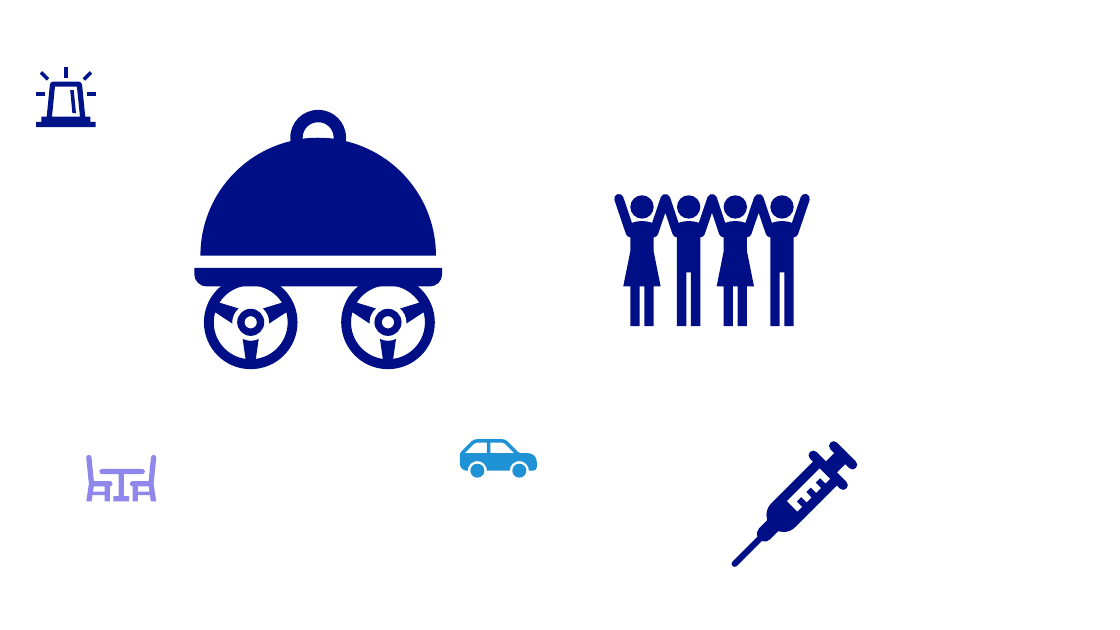
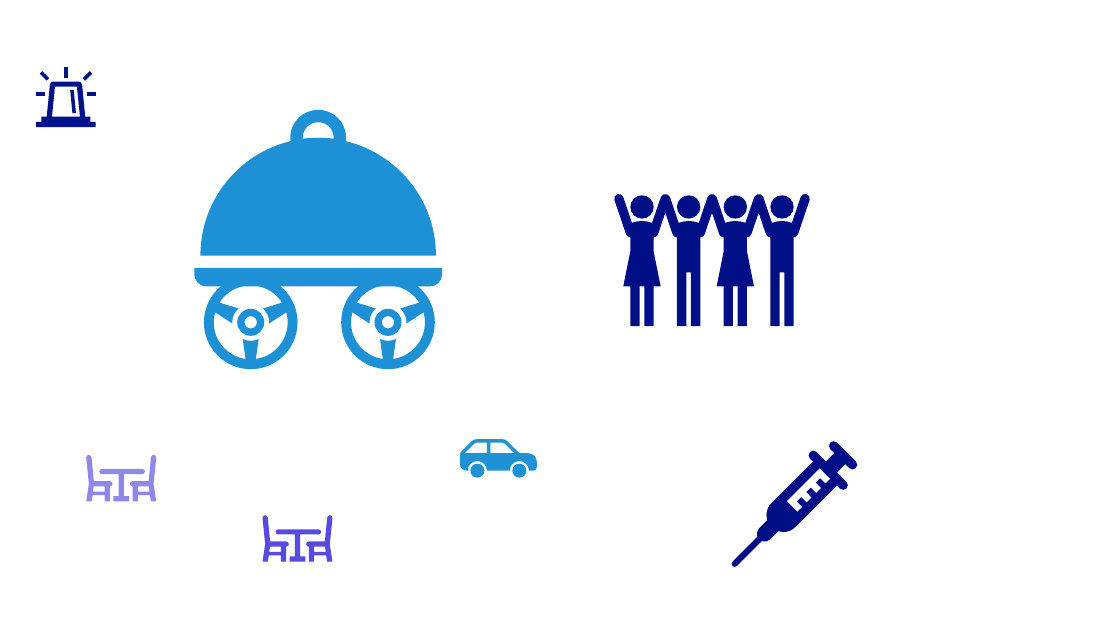
Before and after one commit to HelpMyStreet/front-end, a slide deck: slide 4 of HelpMyStreetFE/HelpMyStreetFE/src/pptx/Icons.pptx. Drawn at 1120x630 pixels with LibreOffice and Linux fonts; fonts in the diff are those of the drawing. Boxes give left, top, right and bottom in pixels: in the first picture for what was removed or moved away, otherwise in the second. Text is boxed around its words. In the diff, an @@ line names an element or a change of style, - is before the commit and + after.

```diff
--- a/HelpMyStreetFE/HelpMyStreetFE/src/pptx/Icons.pptx
+++ b/HelpMyStreetFE/HelpMyStreetFE/src/pptx/Icons.pptx
@@ fill #000F86 to #1E91D6 in 6 elements at bbox=[201, 110, 436, 255], bbox=[194, 268, 442, 287], bbox=[341, 276, 434, 369], bbox=[375, 309, 402, 336], bbox=[204, 276, 297, 369], bbox=[237, 309, 264, 336] @@
@@ freeform shape added at bbox=[263, 515, 289, 561], fill #574AE2 @@
@@ freeform shape added at bbox=[276, 529, 321, 562], fill #574AE2 @@
@@ freeform shape added at bbox=[307, 515, 333, 561], fill #574AE2 @@
```
Also in this commit, not shown: 5 other files.
